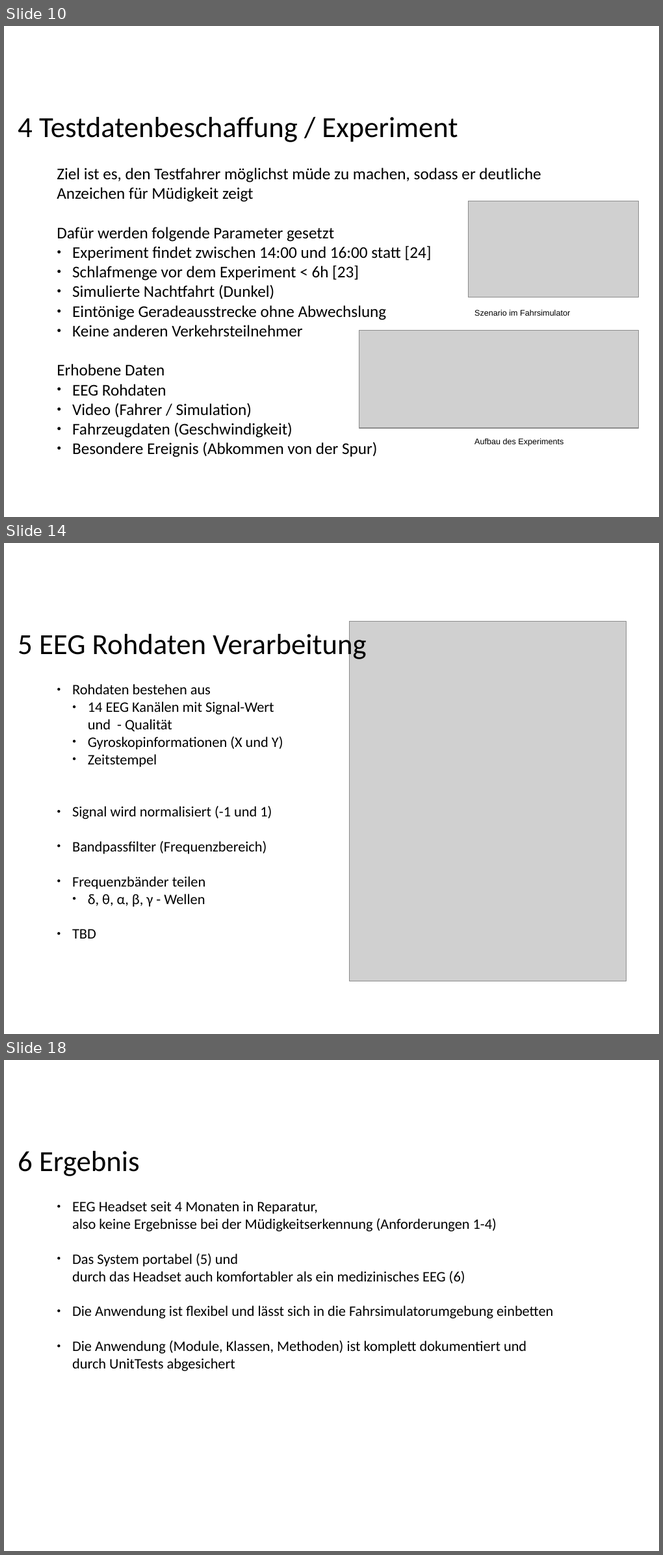
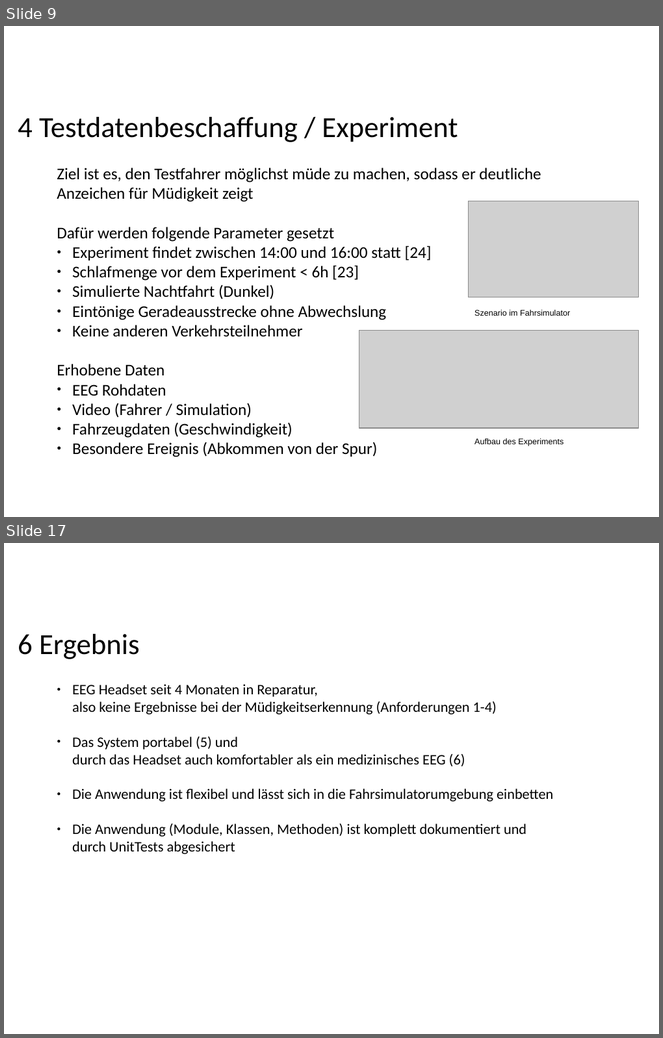
Before and after one commit to ppasler/current-adas, a slide deck: project/presentation/Praesentation_PoSDBoS_Pasler.odp. Shown one above the other, each under a label of ours: slides 10, 14 and 18 before the commit, slides 9 and 17 after it; the slides between them are not shown. The pictures are 663x1555 and 663x1038 pixels, drawn with LibreOffice and Linux fonts; fonts in the diff are those of the drawing; grey boxes stand for pictures; background and template pictures are left out. Boxes give left, top, right and bottom in pixels: in the first picture for what was removed or moved away, otherwise in the second. Text is boxed around its words. In the diff, an @@ line names an element or a change of style, - is before the commit and + after.

```diff
--- a/project/presentation/Praesentation_PoSDBoS_Pasler.odp
+++ b/project/presentation/Praesentation_PoSDBoS_Pasler.odp
@@ slide 14 removed at [4,543,659,1034], background #FFFFFF @@
@@ text removed at [18,629,366,661] @@
-5 EEG Rohdaten Verarbeitung
@@ picture removed at [350,621,627,981] @@
@@ text removed at [72,684,284,939] @@
-● Rohdaten bestehen aus
-  ● 14 EEG Kanälen mit Signal-Wert
-    und - Qualität
-  ● Gyroskopinformationen (X und Y)
-  ● Zeitstempel
-● Signal wird normalisiert (-1 und 1)
-● Bandpassfilter (Frequenzbereich)
-● Frequenzbänder teilen
-  ● δ, θ, α, β, γ - Wellen
-● TBD
@@ what was slide 10 is now slide 9 @@
@@ what was slide 18 is now slide 17 @@
```
Also in this commit, not shown: 5 slides changed, 4 slides added, 4 other slides removed, 11 other files.
